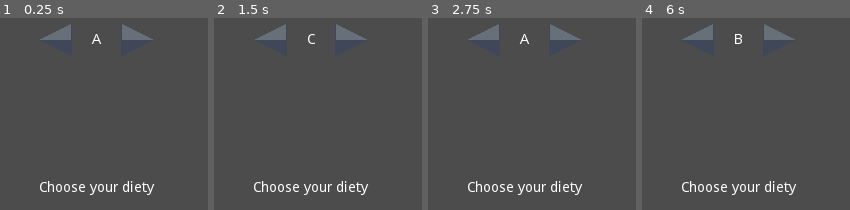
Above: before the commit, frames 1-4 (left to right).
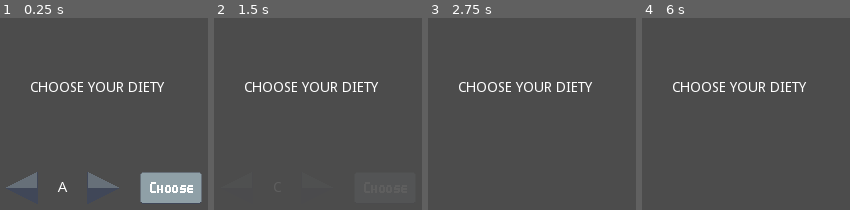
Above: after the commit, the same moments.

Repository: RustyMonky/LudumDare43
Game: Godot game, scene res://scenes/game/game.tscn
Two runs of this game, one before a commit and one after it. Both use one fixed random seed, a clock stepped at 60 frames per second and the inputs below. The project has no main scene, so this scene is started directly.
Inputs (mouse positions are in pixels of both pictures, inside the frame that each line leads up to; where the layout moved, square brackets give the same spot in the first picture):
- Up to frame 1 (0.25 s): no input
- Up to frame 2 (1.5 s): click (384, 188) at 0.52 s; click (236, 188) [270, 39] at 1.25 s
- Up to frame 3 (2.75 s): click (565, 39) at 2.02 s
- Up to frame 4 (6 s): click (698, 39) at 2.77 s; click (779, 39) at 3.52 s; click (698, 39) at 4.27 s; click (779, 39) at 5.02 s; tap Enter at 5.75 s

The runs differ from the first frame. In frame 1, 9.7% of the frame differs, in the area x 2-98%, y 3-97%; in frame 2, 4.0%; in frame 3, 4.0%; in frame 4, 4.0%.

Commit message:
Implements carousel option selection, adds gameData global

Diff:
--- /dev/null
+++ b/globals/gameData.gd
@@ -0,0 +1,6 @@
+extends Node
+
+var chosenDiety = null
+
+func _ready():
+	pass
--- a/project.godot
+++ b/project.godot
@@ -13,6 +13,10 @@
 config/name="LD43"
 config/icon="res://icon.png"
 
+[autoload]
+
+gameData="*res://globals/gameData.gd"
+
 [display]
 
 window/size/width=640
--- a/scenes/game/game.tscn
+++ b/scenes/game/game.tscn
@@ -30,33 +30,27 @@
 
 [node name="carousel" parent="ui/uiContainer" index="0" instance=ExtResource( 2 )]
 
+[node name="textLabel" type="Label" parent="ui/uiContainer" index="1"]
+
 anchor_left = 0.5
 anchor_top = 0.0
 anchor_right = 0.5
 anchor_bottom = 0.0
 margin_left = -320.0
-margin_top = 0.0
+margin_top = -200.0
 margin_right = 320.0
-margin_bottom = 64.0
-
-[node name="textLabel" type="Label" parent="ui/uiContainer" index="1"]
-
-anchor_left = 0.5
-anchor_top = 0.5
-anchor_right = 0.5
-anchor_bottom = 0.5
-margin_left = -320.0
-margin_top = -180.0
-margin_right = 320.0
-margin_bottom = 180.0
+margin_bottom = 360.0
 rect_pivot_offset = Vector2( 0, 0 )
 rect_clip_content = false
 mouse_filter = 2
 mouse_default_cursor_shape = 0
 size_flags_horizontal = 1
 size_flags_vertical = 4
+text = "TEST"
 align = 1
 valign = 1
+uppercase = true
 percent_visible = 1.0
 lines_skipped = 0
 max_lines_visible = -1
+_sections_unfolded = [ "Margin" ]
--- a/ui/carousel/carousel.gd
+++ b/ui/carousel/carousel.gd
@@ -1,6 +1,8 @@
 extends HBoxContainer
 
+onready var chooseButton = $chooseButton
 onready var optionLabel = $optionLabel
+onready var tween = $tween
 
 var currentOption = 0
 var options = []
@@ -17,6 +19,7 @@
 
 # Signals
 
+# Moves carousel option to left
 func _on_arrowLeft_pressed():
 	if currentOption - 1 < 0:
 		currentOption = options.size() - 1
@@ -25,6 +28,7 @@
 
 	optionLabel.text = options[currentOption]
 
+# Moves carousel option to right
 func _on_arrowRight_pressed():
 	if currentOption + 1 > options.size() - 1:
 		currentOption = 0
@@ -32,3 +36,17 @@
 		currentOption += 1
 
 	optionLabel.text = options[currentOption]
+
+# Assigns the diety to the player
+func _on_chooseButton_pressed():
+	chooseButton.disabled = true
+	gameData.chosenDiety = options[currentOption]
+
+# Fades out the carousel
+func _on_chooseButton_button_up():
+	tween.interpolate_property(self, "modulate", Color(1,1,1,1), Color(1,1,1,0), 1, Tween.TRANS_LINEAR, Tween.EASE_OUT)
+	tween.start()
+
+# Removes the carousel after a completed fade
+func _on_tween_tween_completed(object, key):
+	self.queue_free()
--- a/ui/carousel/carousel.tscn
+++ b/ui/carousel/carousel.tscn
@@ -1,8 +1,9 @@
-[gd_scene load_steps=4 format=2]
+[gd_scene load_steps=5 format=2]
 
 [ext_resource path="res://ui/carousel/carousel.gd" type="Script" id=1]
-[ext_resource path="res://assets/sprites/ui/arrow-left.png" type="Texture" id=2]
-[ext_resource path="res://assets/sprites/ui/arrow-right.png" type="Texture" id=3]
+[ext_resource path="res://assets/sprites/ui/buttons/arrow-left.png" type="Texture" id=2]
+[ext_resource path="res://assets/sprites/ui/buttons/arrow-right.png" type="Texture" id=3]
+[ext_resource path="res://assets/sprites/ui/buttons/choose.png" type="Texture" id=4]
 
 [node name="carousel" type="HBoxContainer"]
 
@@ -27,8 +28,8 @@
 anchor_top = 0.0
 anchor_right = 0.0
 anchor_bottom = 0.0
-margin_left = 226.0
-margin_right = 290.0
+margin_left = 192.0
+margin_right = 256.0
 margin_bottom = 64.0
 rect_pivot_offset = Vector2( 0, 0 )
 rect_clip_content = false
@@ -51,9 +52,9 @@
 anchor_top = 0.0
 anchor_right = 0.0
 anchor_bottom = 0.0
-margin_left = 294.0
+margin_left = 260.0
 margin_top = 25.0
-margin_right = 346.0
+margin_right = 312.0
 margin_bottom = 39.0
 rect_pivot_offset = Vector2( 0, 0 )
 rect_clip_content = false
@@ -75,8 +76,8 @@
 anchor_top = 0.0
 anchor_right = 0.0
 anchor_bottom = 0.0
-margin_left = 350.0
-margin_right = 414.0
+margin_left = 316.0
+margin_right = 380.0
 margin_bottom = 64.0
 rect_pivot_offset = Vector2( 0, 0 )
 rect_clip_content = false
@@ -93,6 +94,45 @@
 stretch_mode = 4
 _sections_unfolded = [ "Textures" ]
 
+[node name="chooseButton" type="TextureButton" parent="." index="3"]
+
+anchor_left = 0.0
+anchor_top = 0.0
+anchor_right = 0.0
+anchor_bottom = 0.0
+margin_left = 384.0
+margin_right = 448.0
+margin_bottom = 64.0
+rect_pivot_offset = Vector2( 0, 0 )
+rect_clip_content = false
+focus_mode = 2
+mouse_filter = 0
+mouse_default_cursor_shape = 0
+size_flags_horizontal = 1
+size_flags_vertical = 1
+toggle_mode = false
+enabled_focus_mode = 2
+shortcut = null
+group = null
+texture_normal = ExtResource( 4 )
+stretch_mode = 4
+_sections_unfolded = [ "Textures" ]
+
+[node name="tween" type="Tween" parent="." index="4"]
+
+repeat = false
+playback_process_mode = 1
+playback_speed = 1.0
+playback/active = false
+playback/repeat = false
+playback/speed = 1.0
+
 [connection signal="pressed" from="arrowLeft" to="." method="_on_arrowLeft_pressed"]
 
 [connection signal="pressed" from="arrowRight" to="." method="_on_arrowRight_pressed"]
+
+[connection signal="button_up" from="chooseButton" to="." method="_on_chooseButton_button_up"]
+
+[connection signal="pressed" from="chooseButton" to="." method="_on_chooseButton_pressed"]
+
+[connection signal="tween_completed" from="tween" to="." method="_on_tween_tween_completed"]
Renamed: assets/sprites/ui/arrow-left.png -> assets/sprites/ui/buttons/arrow-left.png
Not shown, added: assets/sprites/ui/buttons/arrow-left.png.import
Renamed: assets/sprites/ui/arrow-right.png -> assets/sprites/ui/buttons/arrow-right.png
Not shown, changed: assets/sprites/ui/buttons/arrow-right.png.import
Binary file added: assets/sprites/ui/buttons/choose.png
Not shown, changed: assets/sprites/ui/buttons/choose.png.import
